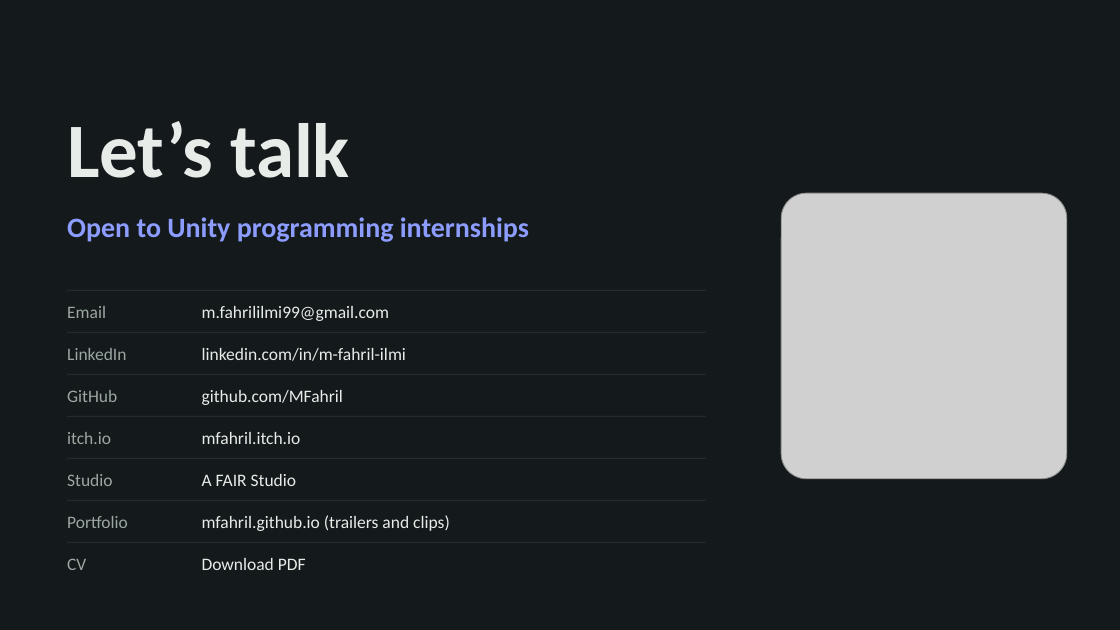
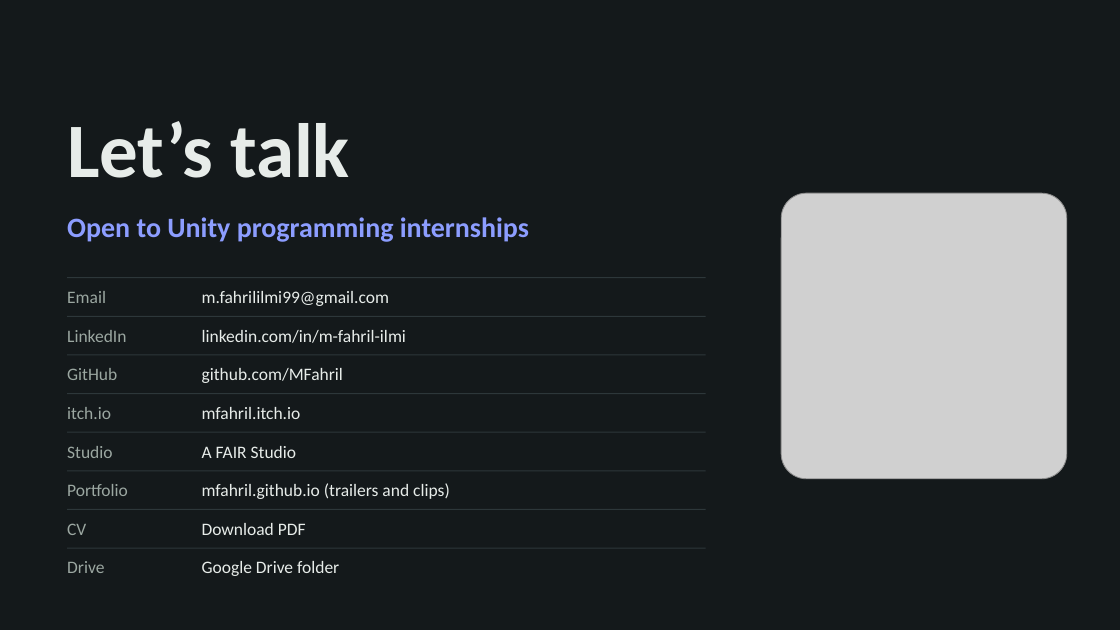
Before and after one commit to MFahril/MFahril.github.io, a slide deck: slide 19 of M_Fahril_Ilmi_Portfolio.pptx. Drawn at 1120x630 pixels with LibreOffice and Linux fonts; fonts in the diff are those of the drawing; grey boxes stand for pictures. Boxes give left, top, right and bottom in pixels: in the first picture for what was removed or moved away, otherwise in the second. Text is boxed around its words. In the diff, an @@ line names an element or a change of style, - is before the commit and + after.

```diff
--- a/M_Fahril_Ilmi_Portfolio.pptx
+++ b/M_Fahril_Ilmi_Portfolio.pptx
@@ 2 texts, 2 rectangles: place and size @@
-2 texts, 2 rectangles at bbox=[67, 290, 706, 333]
+2 texts, 2 rectangles at bbox=[67, 277, 706, 317]
@@ 4 texts: place and size @@
-4 texts at bbox=[67, 348, 406, 405]
+4 texts at bbox=[67, 330, 406, 383]
@@ rectangle added at bbox=[67, 355, 706, 355], fill #2D373A @@
@@ text "itch.io": place and size @@
-text "itch.io" at bbox=[67, 432, 111, 444]
+text "itch.io" at bbox=[67, 407, 111, 419]
@@ rectangle: place and size @@
-rectangle at bbox=[67, 374, 706, 375]
+rectangle at bbox=[67, 393, 706, 394]
@@ text "mfahril.itch.io": place and size @@
-text "mfahril.itch.io" at bbox=[202, 432, 301, 444]
+text "mfahril.itch.io" at bbox=[202, 407, 301, 419]
@@ rectangle: place and size @@
-rectangle at bbox=[67, 416, 706, 417]
+rectangle at bbox=[67, 432, 706, 433]
@@ 4 texts: place and size @@
-4 texts at bbox=[67, 474, 450, 531]
+4 texts at bbox=[67, 446, 450, 499]
@@ rectangle: place and size @@
-rectangle at bbox=[67, 458, 706, 459]
+rectangle at bbox=[67, 471, 706, 471]
@@ rectangle: place and size @@
-rectangle at bbox=[67, 500, 706, 501]
+rectangle at bbox=[67, 509, 706, 510]
@@ text "CV": place and size @@
-text "CV" at bbox=[67, 558, 86, 570]
+text "CV" at bbox=[67, 523, 86, 535]
@@ text "Download PDF": place and size @@
-text "Download PDF" at bbox=[202, 558, 306, 570]
+text "Download PDF" at bbox=[202, 523, 306, 535]
@@ rectangle: place and size @@
-rectangle at bbox=[67, 542, 706, 543]
+rectangle at bbox=[67, 548, 706, 549]
@@ text added at bbox=[67, 561, 104, 573], 15 pt, text #9BA7A1 @@
+Drive
@@ text added at bbox=[202, 561, 339, 576], 15 pt, text #E7ECE9 @@
+Google Drive folder
```
Also in this commit, not shown: 3 other files.
